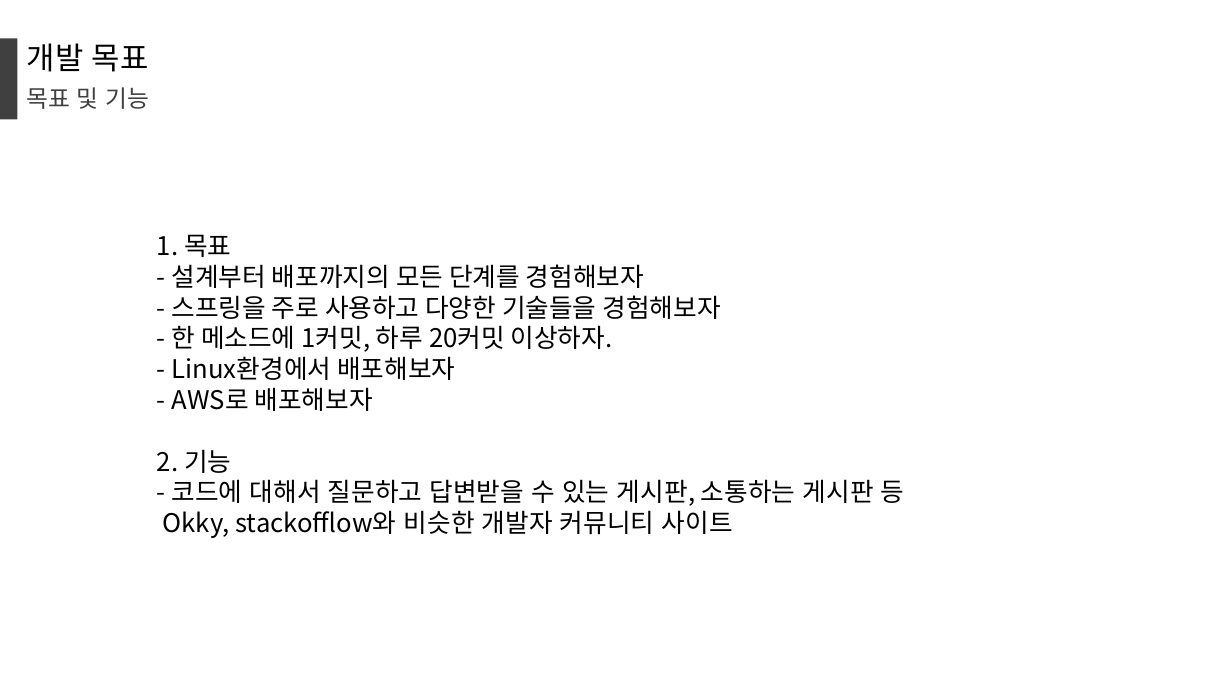
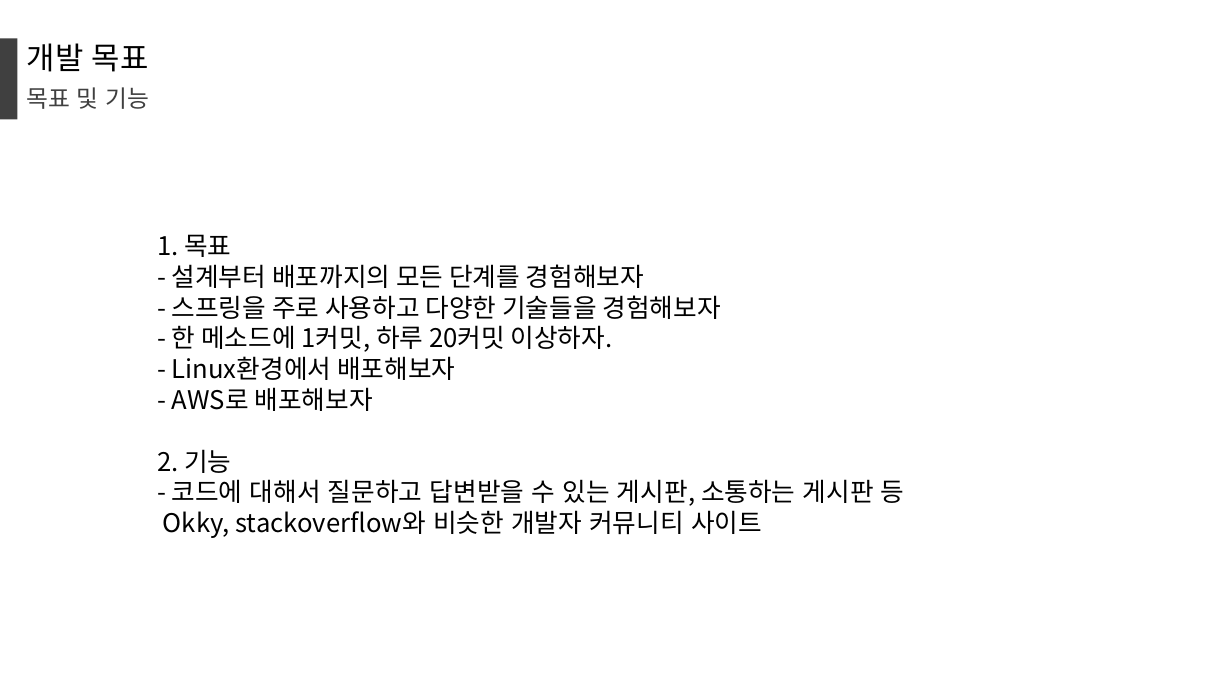
Before and after one commit to Berea96/Dokky, a slide deck: slide 3 of 제안서/개인프로젝트_Dokky_김규정.pptx. Drawn at 1232x693 pixels with LibreOffice and Linux fonts; fonts in the diff are those of the drawing. Boxes give left, top, right and bottom in pixels: in the first picture for what was removed or moved away, otherwise in the second. Text is boxed around its words. In the diff, an @@ line names an element or a change of style, - is before the commit and + after.

```diff
--- a/제안서/개인프로젝트_Dokky_김규정.pptx
+++ b/제안서/개인프로젝트_Dokky_김규정.pptx
@@ text at (x1=163, y1=510, x2=762, y2=538): text changed @@
-Okky, stackofflow와 비슷한 개발자 커뮤니티 사이트
+Okky, stackoverflow와 비슷한 개발자 커뮤니티 사이트
```
Also in this commit, not shown: 5 other files.
